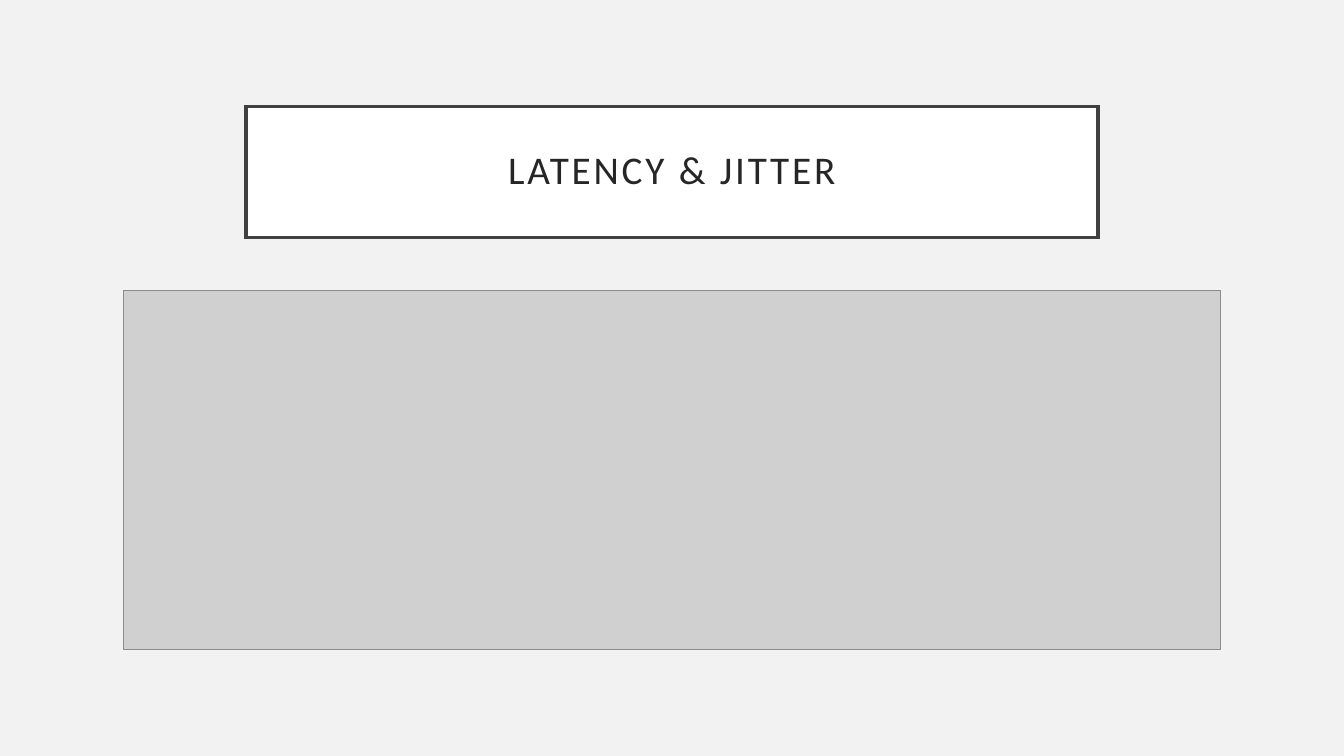
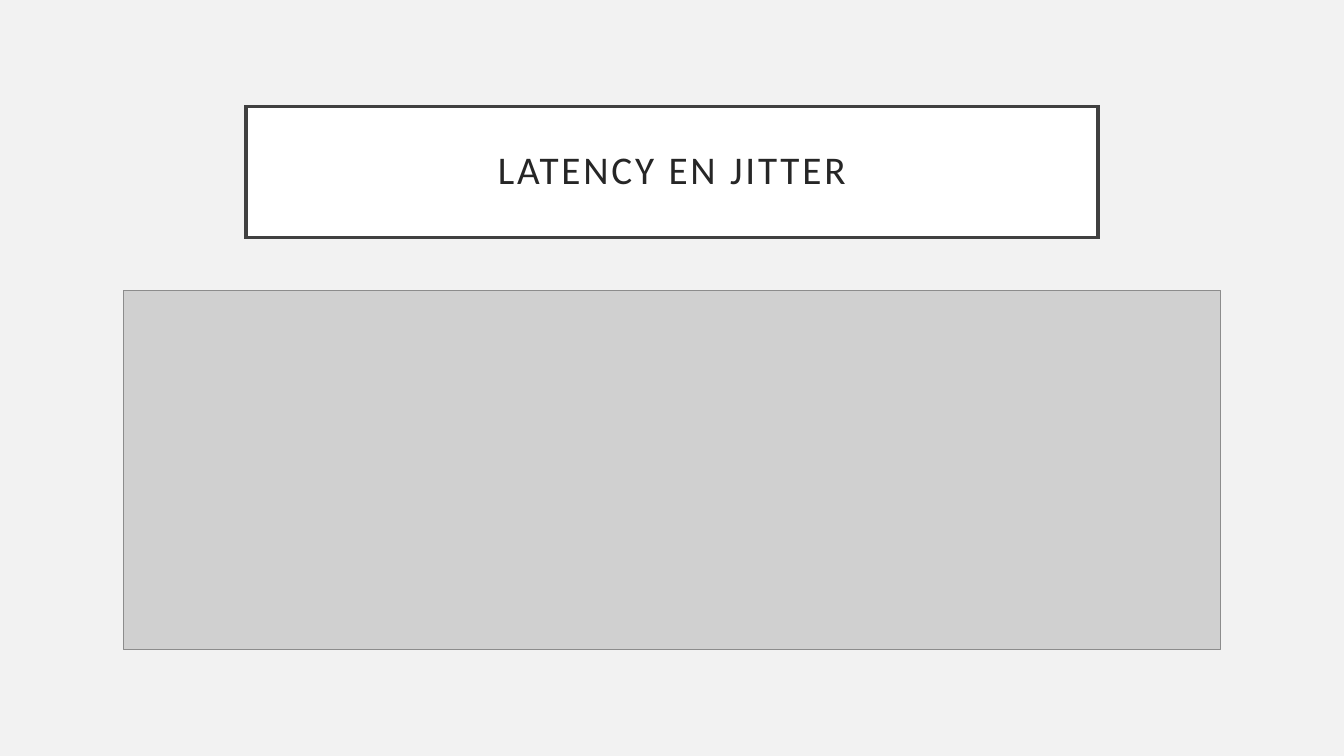
Before and after one commit to JanDeSomviele/Bachelorproef2025, a slide deck: slide 10 of Bachelorproef2025JanDeSomviele.odp. Drawn at 1344x756 pixels with LibreOffice and Linux fonts; fonts in the diff are those of the drawing; grey boxes stand for pictures. Boxes give left, top, right and bottom in pixels: in the first picture for what was removed or moved away, otherwise in the second. Text is boxed around its words. In the diff, an @@ line names an element or a change of style, - is before the commit and + after.

```diff
--- a/Bachelorproef2025JanDeSomviele.odp
+++ b/Bachelorproef2025JanDeSomviele.odp
@@ title at (x1=498, y1=158, x2=845, y2=185): text changed @@
-LATENCY & JITTER
+LATENCY EN JITTER
```
Also in this commit, not shown: 8 other slides changed, 1 other file.
